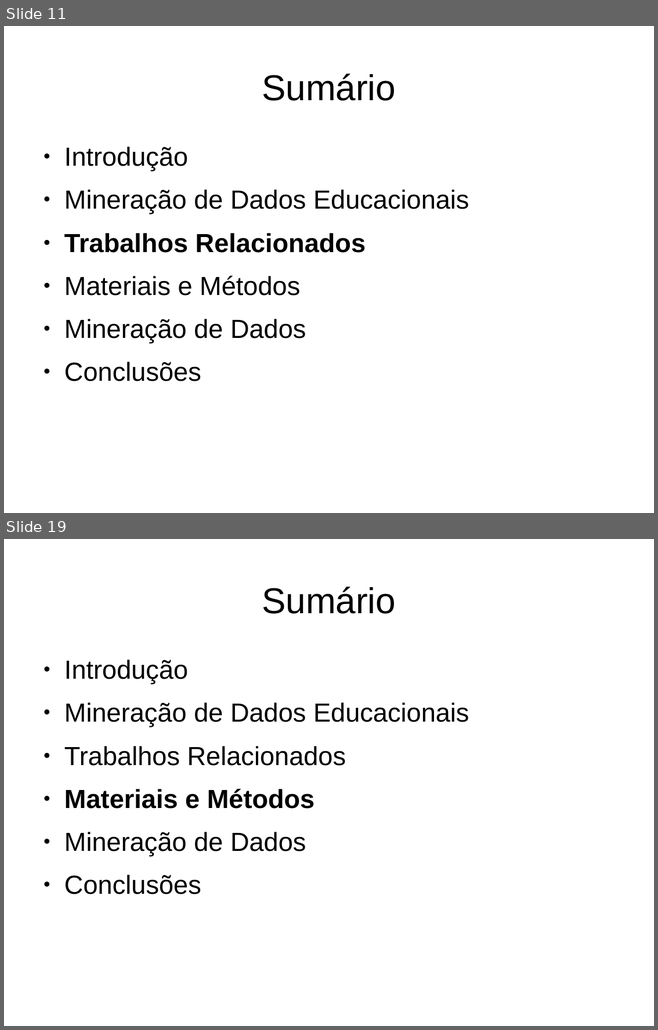
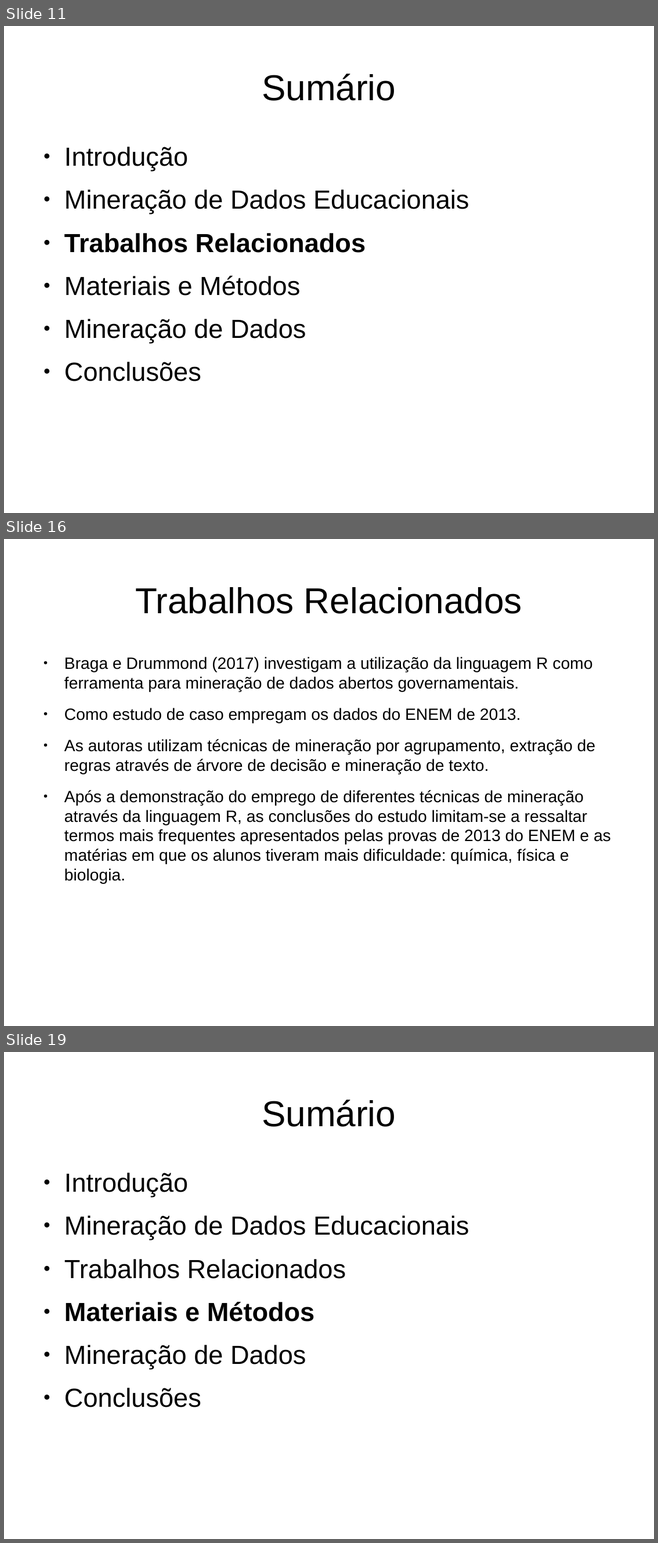
Before and after one commit to alexandre-costa-81/mpdc, a slide deck: mineracao-de-dados-educacionais-nos-resultados-do-enem-de-2015.odp. Shown one above the other, each under a label of ours: slides 11 and 19 before the commit, slides 11, 16 and 19 after it; the slides between them are not shown. The pictures are 658x1030 and 658x1543 pixels, drawn with LibreOffice and Linux fonts; fonts in the diff are those of the drawing. Boxes give left, top, right and bottom in pixels: in the first picture for what was removed or moved away, otherwise in the second. Text is boxed around its words. In the diff, an @@ line names an element or a change of style, - is before the commit and + after.

Commit message:
texto foi passodo totalmente para a apresentação. Todo: fazer as anoteções

```diff
--- a/mineracao-de-dados-educacionais-nos-resultados-do-enem-de-2015.odp
+++ b/mineracao-de-dados-educacionais-nos-resultados-do-enem-de-2015.odp
@@ slide 16 added at [4,539,654,1026], background #FFFFFF @@
@@ title added at [135,587,522,614], 44 pt, text #000000 @@
+Trabalhos Relacionados
@@ text added at [64,657,611,884], 20 pt, text #000000 @@
+● Braga e Drummond (2017) investigam a utilização da linguagem R como ferramenta para mineração de dados abertos governamentais.
+● Como estudo de caso empregam os dados do ENEM de 2013.
+● As autoras utilizam técnicas de mineração por agrupamento, extração de regras através de árvore de decisão e mineração de texto.
+● Após a demonstração do emprego de diferentes técnicas de mineração através da linguagem R, as conclusões do estudo limitam-se a ressaltar termos mais frequentes apresentados pelas provas de 2013 do ENEM e as matérias em que os alunos tiveram mais dificuldade: química, física e biologia.
```
Also in this commit, not shown: 13 slides changed, 11 other slides added, 12 slides removed, 2 other files.
